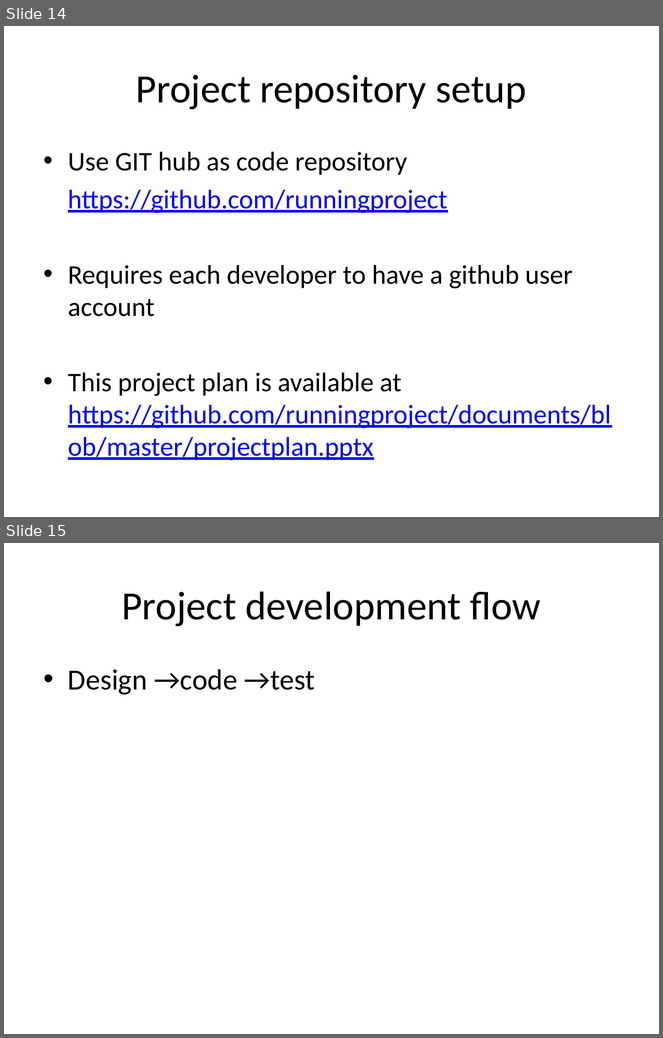
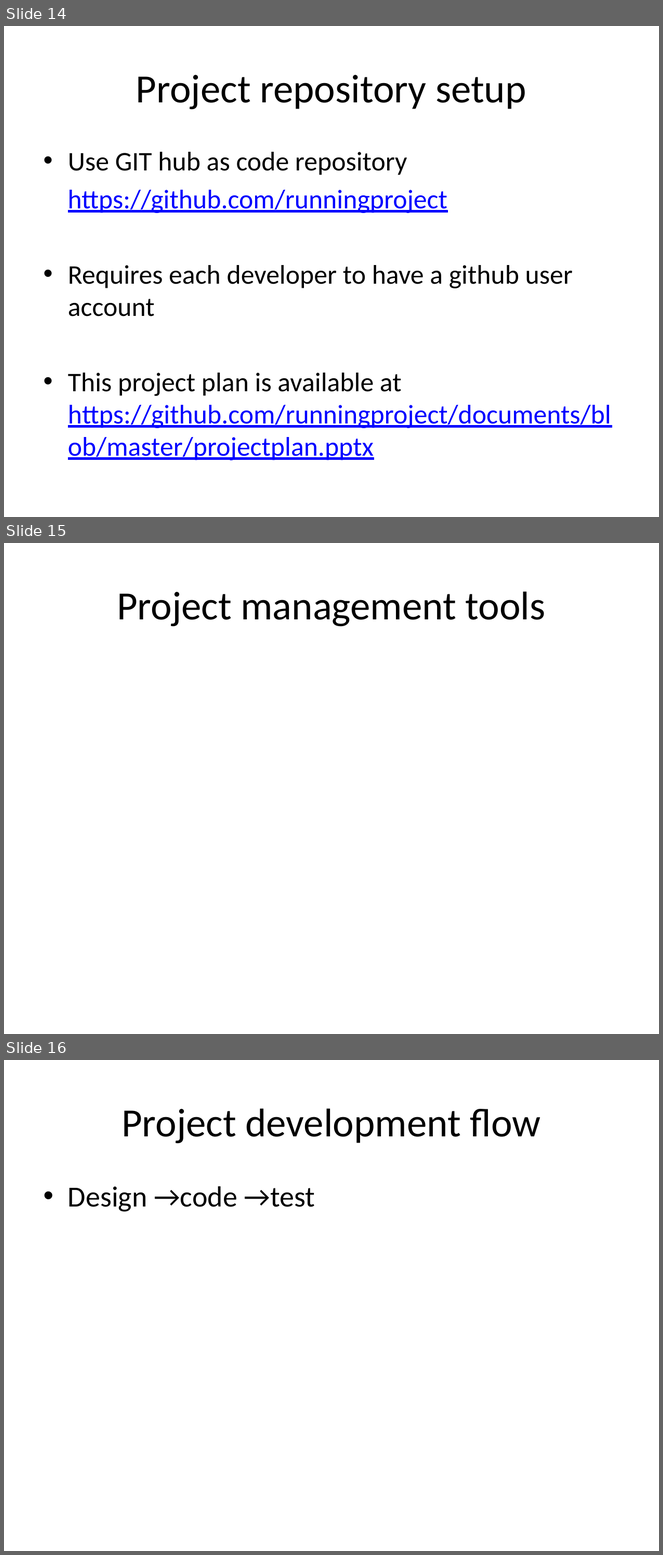
Before and after one commit to runningproject/documents, a slide deck: projectplan.pptx. Shown one above the other, each under a label of ours: slides 14 and 15 before the commit, slides 14, 15 and 16 after it. The pictures are 663x1038 and 663x1555 pixels, drawn with LibreOffice and Linux fonts; fonts in the diff are those of the drawing. Boxes give left, top, right and bottom in pixels: in the first picture for what was removed or moved away, otherwise in the second. Text is boxed around its words. In the diff, an @@ line names an element or a change of style, - is before the commit and + after.

```diff
--- a/projectplan.pptx
+++ b/projectplan.pptx
@@ slide 15 added at (4,543,659,1034), background #FFFFFF @@
@@ title added at (117,591,545,627), 44 pt, text #000000 @@
+Project management tools
@@ what was slide 15 is now slide 16 @@
```
Also in this commit, not shown: 1 slide changed.
